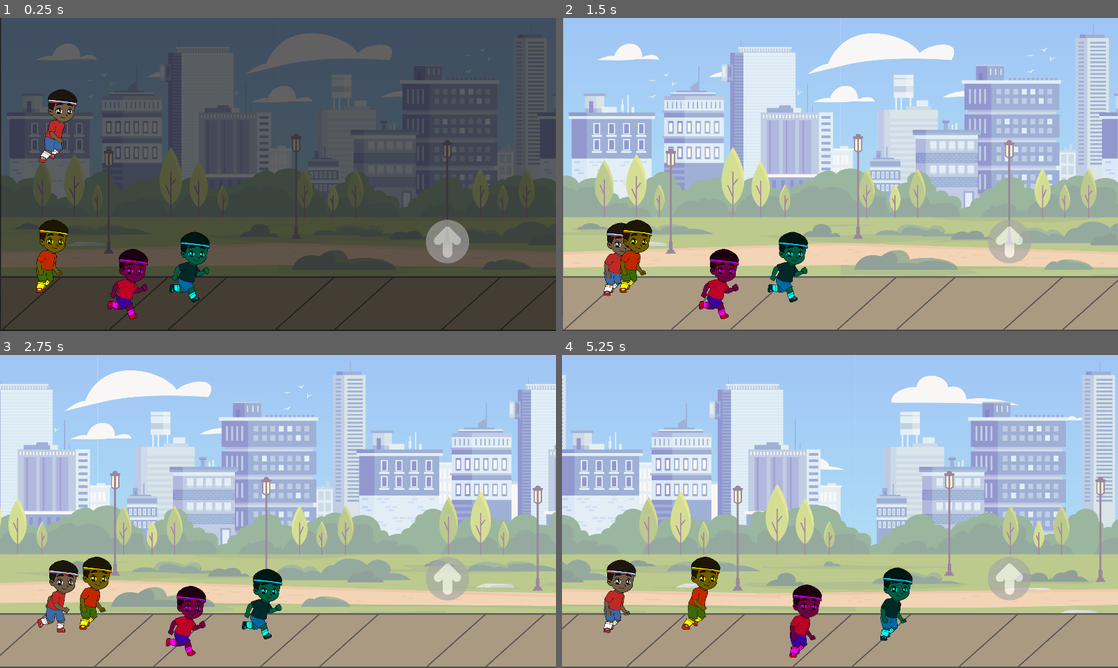
Above: before the commit, frames 1-4 (two rows, left to right).
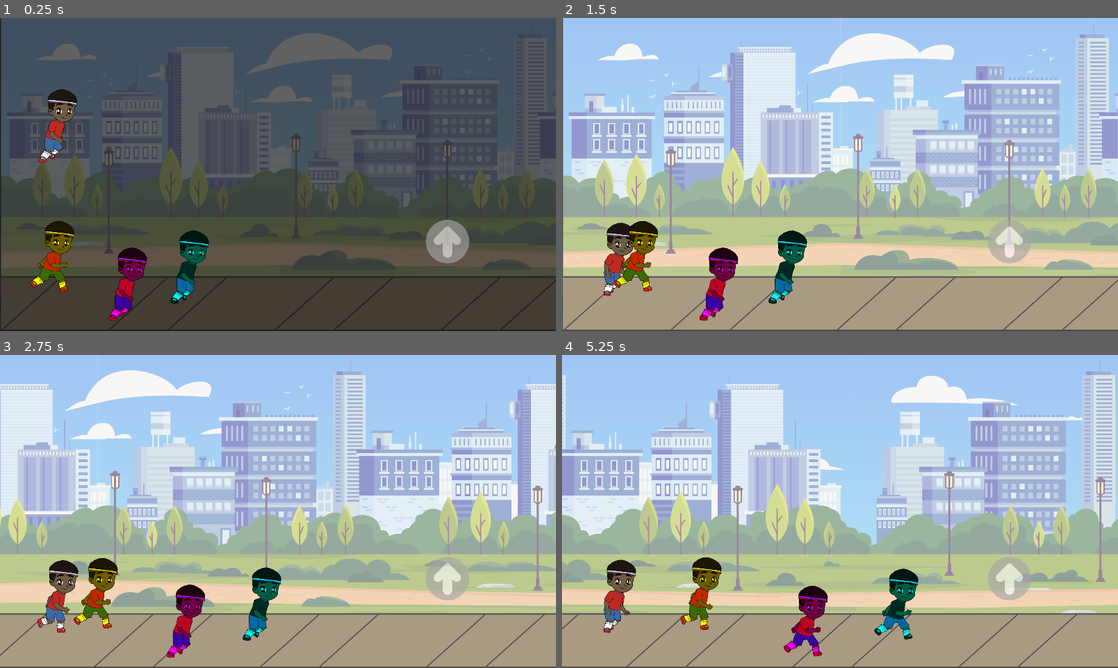
Above: after the commit, the same moments.

Repository: lucaspsantana/game_triatlhon
Game: Godot game, scene res://src/Scene/Race/Speedway.tscn
The game is run twice, just before and just after one commit, with the same random seed, the same clock (stepped at 60 frames per second) and the same inputs. The project has no main scene, so this scene is started directly. The engine's default icon, where the game draws it, is replaced by a stand-in: a white triangle on a blue panel in a dark square.
Inputs (mouse positions are in pixels of both pictures, inside the frame that each line leads up to):
- Up to frame 1 (0.25 s): no input
- Up to frame 2 (1.5 s): click (1006, 240) at 0.5 s; click (1006, 240) at 1.25 s
- Up to frame 3 (2.75 s): click (444, 577) at 2 s
- Up to frame 4 (5.25 s): move the mouse to (962, 495) at 2.77 s; click (962, 495) at 2.92 s; tap Space (jump) at 3.02, 3.77 s; move the mouse to (728, 527) at 3.52 s; click (728, 527) at 3.67 s; move the mouse to (895, 442) at 4.27 s; click (895, 442) at 4.42 s; move the mouse to (812, 574) at 5.02 s; click (812, 574) at 5.17 s

The runs differ from the first frame. In frame 1, 1.9% of the frame differs, in the area x 5-38%, y 64-97%; in frame 2, 2.0%; in frame 3, 2.0%; in frame 4, 2.1%, in the area x 21-65%, y 64-97%.

Commit message:
mudanças na posição do personagem

Diff:
--- a/src/Scene/Race/Speedway.gd
+++ b/src/Scene/Race/Speedway.gd
@@ -26,7 +26,7 @@
 	time += 1 * delta
 	if time > 5:
 		print("criou")
-		var node = preload("res://src/object/Obstacules.tscn")
+		var node = preload("res://src/Object/Obstacules.tscn")
 		var scene = node.instance()
 		get_parent().add_child(scene)
 		obstacules = scene
@@ -54,15 +54,18 @@
 	$"/root/Settings".parallax_speed_obstacule = $ParallaxBackground.speed
 
 func _on_Timer_timeout():
-	if $Player.global_position.x < $marathonist.position.x:
-		$"/root/Settings".final_position = 4
-	elif $Player.global_position.x < $marathonist2.position.x:
-		$"/root/Settings".final_position = 3
-	elif $Player.global_position.x < $marathonist3.position.x:
-		$"/root/Settings".final_position = 2
-	else:
-		$"/root/Settings".final_position = 1
+	$"/root/Settings".final_position = get_runner_position()
 	print($"/root/Settings".final_position)
 	animation_transition.play("fade_in")
 	yield(animation_transition, "animation_finished")
 	get_tree().change_scene("res://src/Scene/Race/EndGame.tscn")
+
+func get_runner_position():
+	if $Player.global_position.x < $marathonist.global_position.x:
+		return 4
+	elif $Player.global_position.x < $marathonist2.global_position.x:
+		return 3
+	elif $Player.global_position.x < $marathonist3.global_position.x:
+		return 2
+	else:
+		return 1
--- a/src/Scene/Race/Speedway.tscn
+++ b/src/Scene/Race/Speedway.tscn
@@ -86,21 +86,19 @@
 modulate = Color( 1, 1, 0, 1 )
 position = Vector2( 165.52, 822.261 )
 frames = SubResource( 3 )
-frame = 5
+frame = 1
 playing = true
 
 [node name="marathonist2" type="AnimatedSprite" parent="."]
 modulate = Color( 1, 0, 1, 1 )
 position = Vector2( 421.809, 918.37 )
 frames = SubResource( 3 )
-frame = 4
 playing = true
 
 [node name="marathonist3" type="AnimatedSprite" parent="."]
 modulate = Color( 0, 1, 1, 1 )
 position = Vector2( 630.044, 859.637 )
 frames = SubResource( 3 )
-frame = 4
 playing = true
 
 [connection signal="timeout" from="Timer" to="." method="_on_Timer_timeout"]
